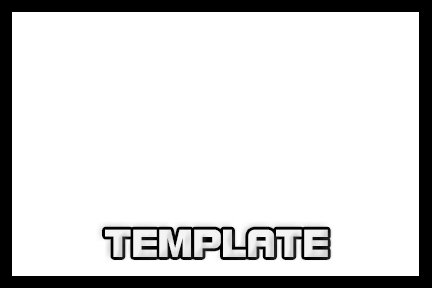
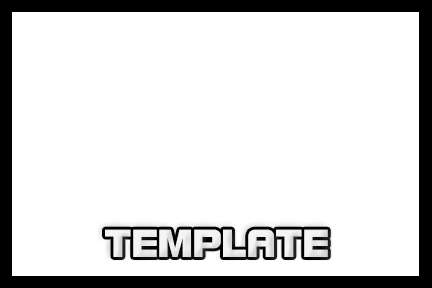
Comparing the layer stacks of the two 432 x 288 images. Changes:
removed layer "Background" over bbox(102, 226, 331, 260)
